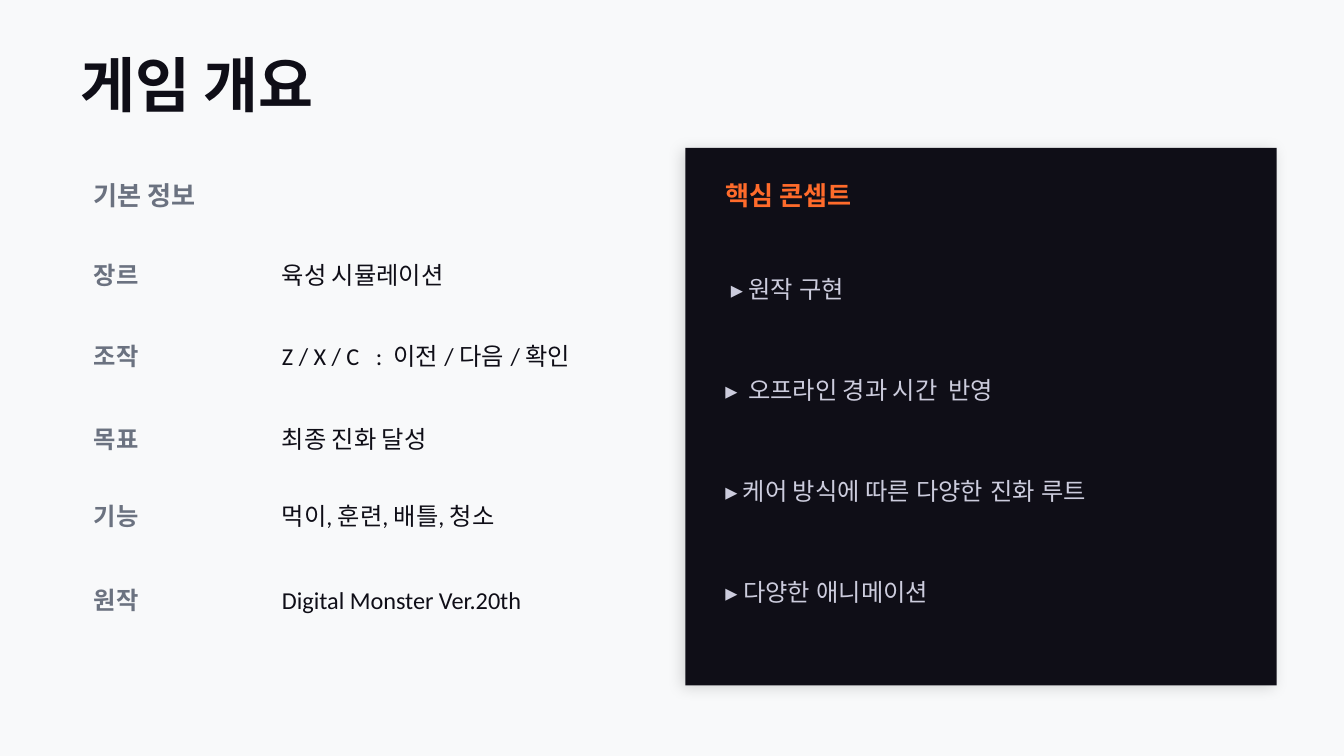
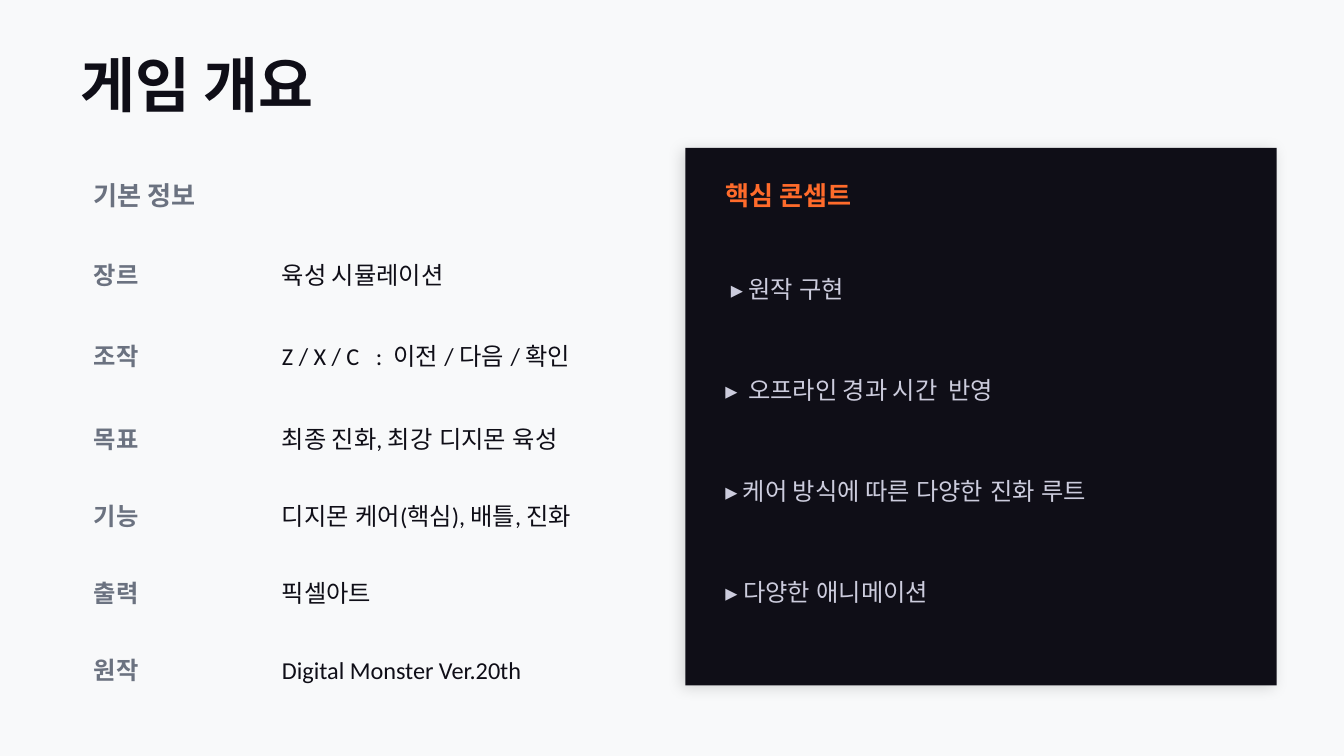
Before and after one commit to evenlybigman/2026s1-programming-lab, a slide deck: slide 2 of Digimon/디지몬_발표자료.pptx. Drawn at 1344x756 pixels with LibreOffice and Linux fonts; fonts in the diff are those of the drawing. Boxes give left, top, right and bottom in pixels: in the first picture for what was removed or moved away, otherwise in the second. Text is boxed around its words. In the diff, an @@ line names an element or a change of style, - is before the commit and + after.

```diff
--- a/Digimon/디지몬_발표자료.pptx
+++ b/Digimon/디지몬_발표자료.pptx
@@ text at (x1=282, y1=428, x2=558, y2=451): text changed @@
-최종 진화 달성
+최종 진화, 최강 디지몬 육성
@@ text at (x1=282, y1=505, x2=572, y2=528): text changed @@
-먹이, 훈련, 배틀, 청소
+디지몬 케어(핵심), 배틀, 진화
@@ text added at (x1=94, y1=581, x2=139, y2=604), 13 pt, text #6B7280, bold @@
+출력
@@ text added at (x1=282, y1=582, x2=371, y2=604), 13 pt, text #0F0E17 @@
+픽셀아트
@@ text "원작" moved from (x1=94, y1=588, x2=139, y2=611) to (x1=94, y1=658, x2=139, y2=681) @@
@@ text "Digital Monster Ver.20th" moved from (x1=282, y1=592, x2=521, y2=613) to (x1=282, y1=662, x2=521, y2=683) @@
```
Also in this commit, not shown: 1 other slide changed.
